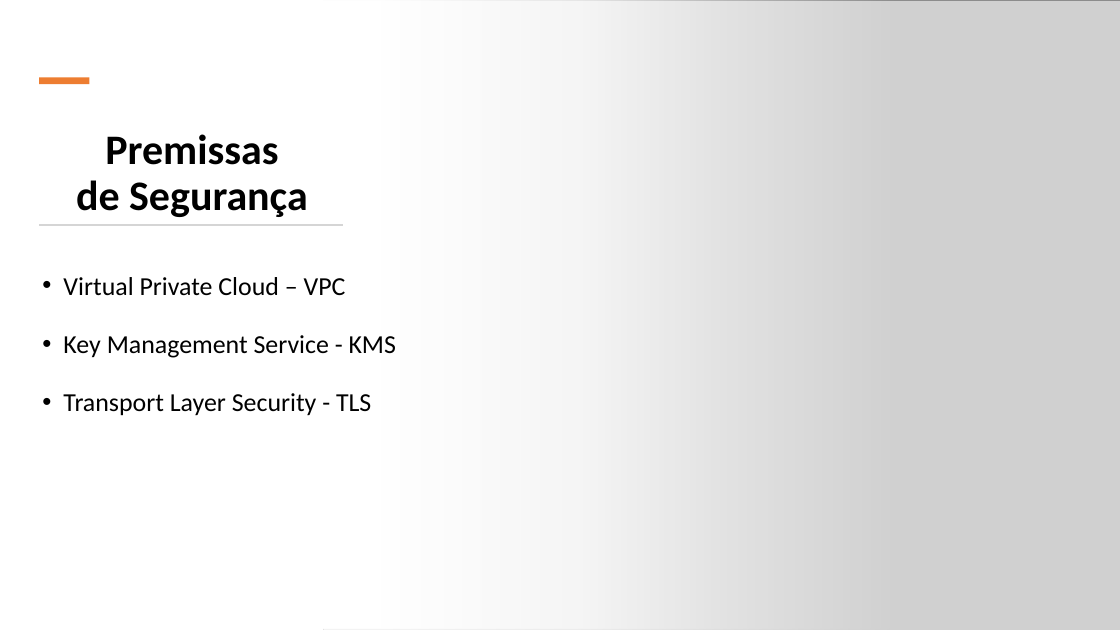
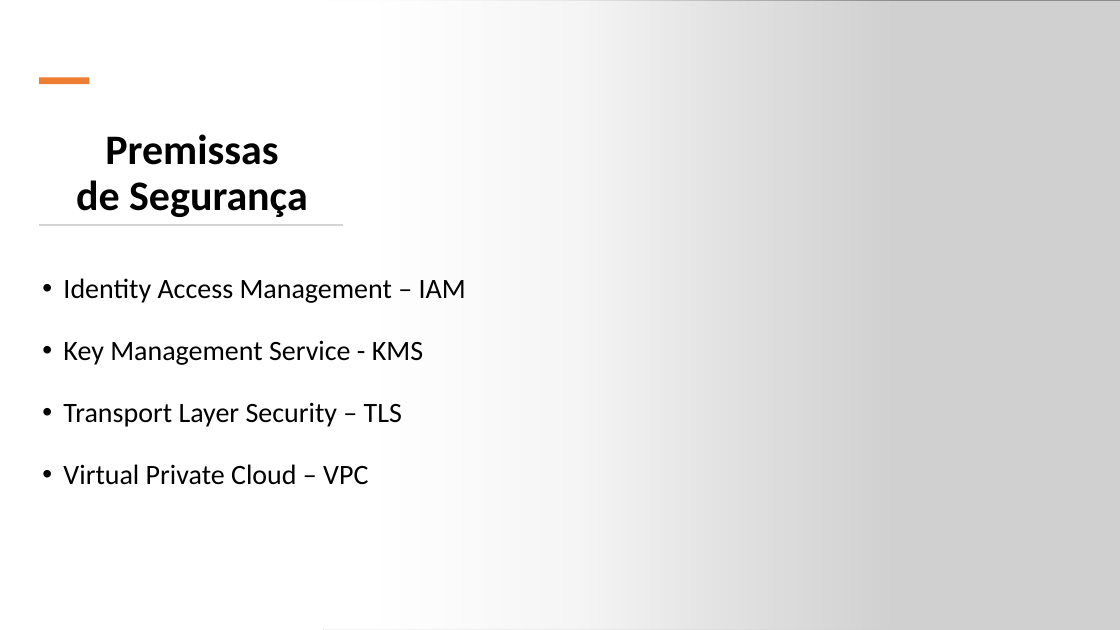
Before and after one commit to ricardoshark/desafio_bacen, a slide deck: slide 6 of itau_bacen/Corretora de Valores.pptx. Drawn at 1120x630 pixels with LibreOffice and Linux fonts; fonts in the diff are those of the drawing; grey boxes stand for pictures. Boxes give left, top, right and bottom in pixels: in the first picture for what was removed or moved away, otherwise in the second. Text is boxed around its words. In the diff, an @@ line names an element or a change of style, - is before the commit and + after.

Commit message:
Ajuste Apresentação
Ajuste Apresentação

```diff
--- a/itau_bacen/Corretora de Valores.pptx
+++ b/itau_bacen/Corretora de Valores.pptx
@@ text at [63,278,466,427]: paragraphs added @@
+• Identity Access Management – IAM
+• Key Management Service - KMS
+• Transport Layer Security – TLS
@@ text at [63,335,396,416]: paragraphs removed @@
-• Key Management Service - KMS
-• Transport Layer Security - TLS
@@ text at [63,464,368,485]: size 22.2 to 24 pt in "Virtual Private Cloud – VPC" @@
```
Also in this commit, not shown: 1 other file.
